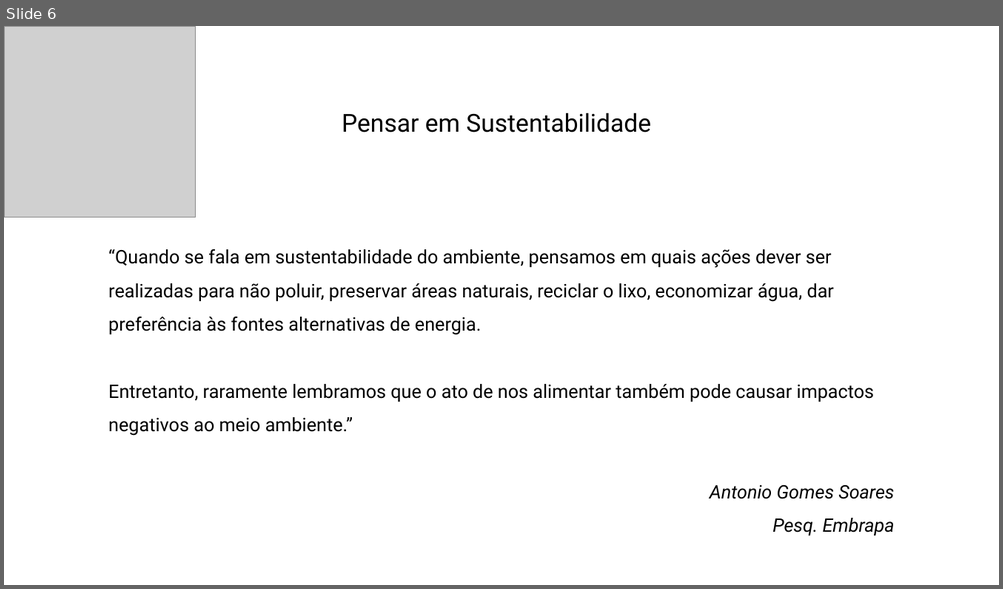
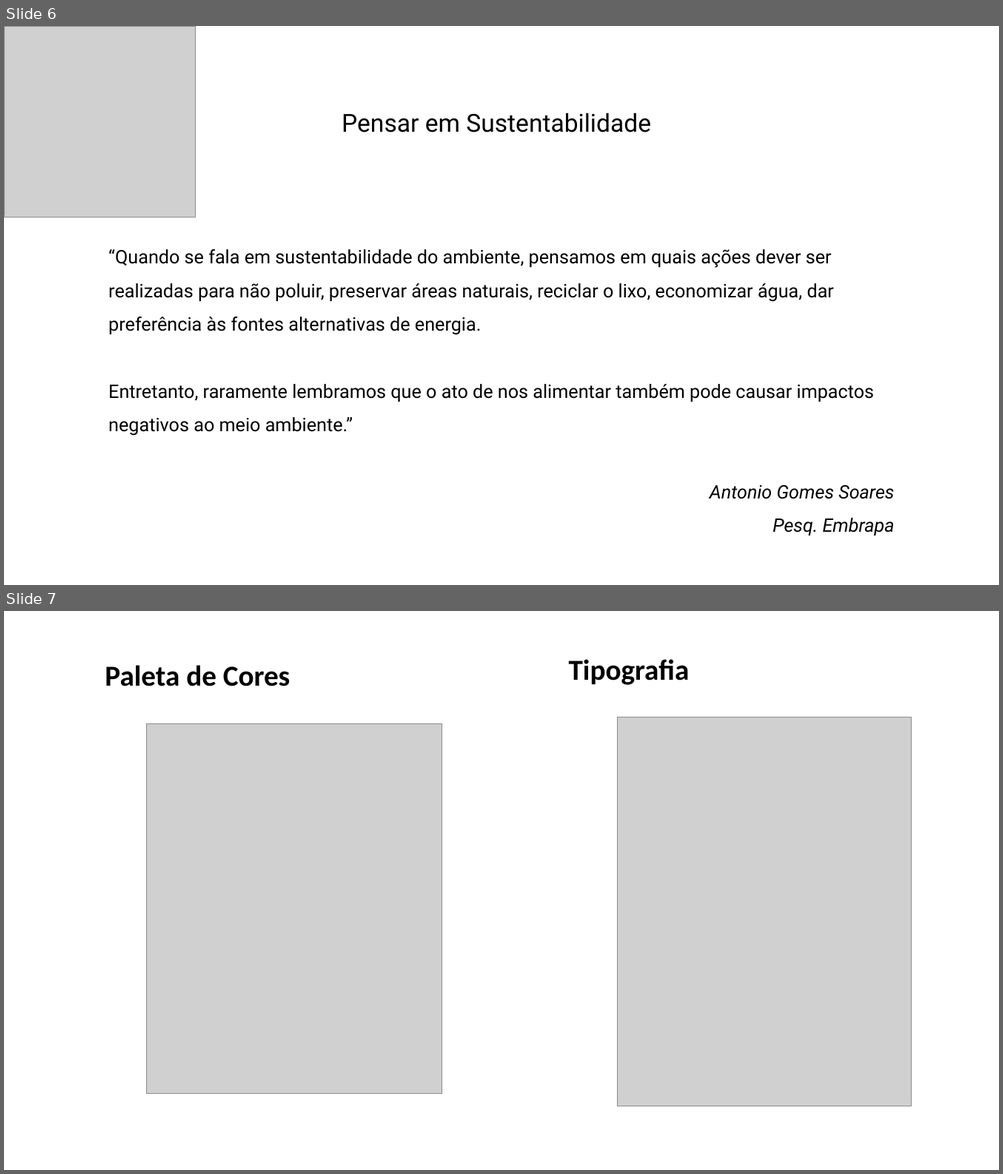
Before and after one commit to vizzacchi/better_world_challenge, a slide deck: _doctos/Food4All.pptx. Shown one above the other, each under a label of ours: slide 6 before the commit, slides 6 and 7 after it. The pictures are 1003x589 and 1003x1174 pixels, drawn with LibreOffice and Linux fonts; fonts in the diff are those of the drawing; grey boxes stand for pictures. Boxes give left, top, right and bottom in pixels: in the first picture for what was removed or moved away, otherwise in the second. Text is boxed around its words. In the diff, an @@ line names an element or a change of style, - is before the commit and + after.

```diff
--- a/_doctos/Food4All.pptx
+++ b/_doctos/Food4All.pptx
@@ slide 7 added at [4,611,999,1170], background #FFFFFF @@
@@ text added at [105,665,290,686], 28 pt, text #000000, bold @@
+Paleta de Cores
@@ text added at [569,659,689,685], 28 pt, text #000000, bold @@
+Tipografia
@@ picture added at [617,718,911,1106] @@
@@ picture added at [147,723,442,1094] @@
```
Also in this commit, not shown: 1 other slide added.
